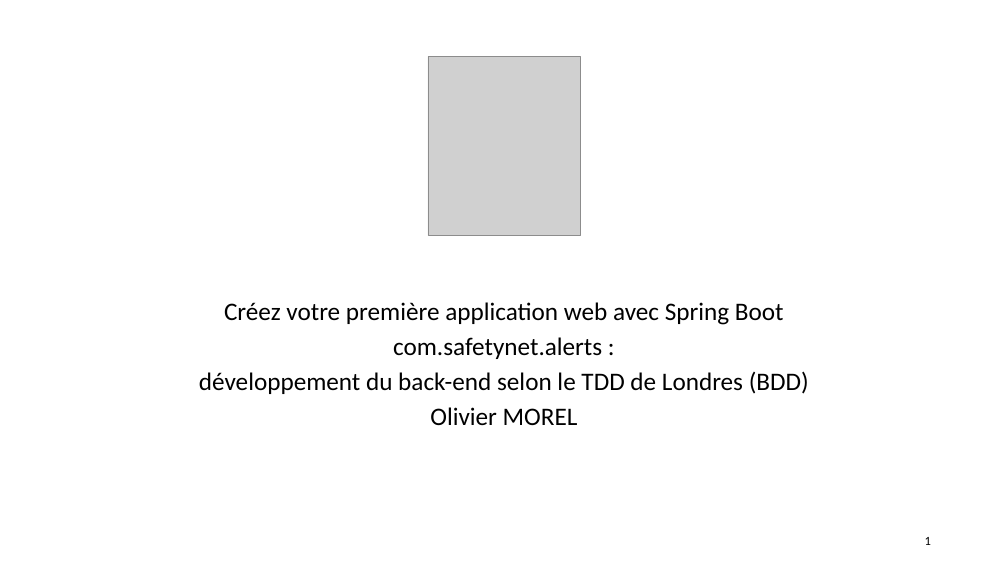
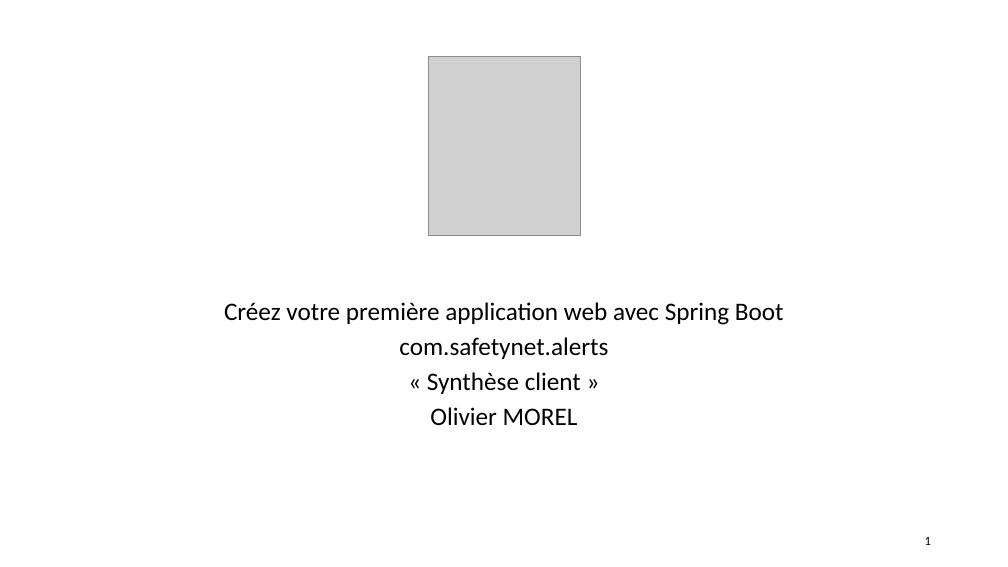
Before and after one commit to andrechico999/https-github.com-emmo78-com.safetynet.alerts, a slide deck: slide 1 of A_Livrables/MOREL_Olivier_4_slides_062022.pptx. Drawn at 1008x567 pixels with LibreOffice and Linux fonts; fonts in the diff are those of the drawing; grey boxes stand for pictures. Boxes give left, top, right and bottom in pixels: in the first picture for what was removed or moved away, otherwise in the second. Text is boxed around its words. In the diff, an @@ line names an element or a change of style, - is before the commit and + after.

```diff
--- a/A_Livrables/MOREL_Olivier_4_slides_062022.pptx
+++ b/A_Livrables/MOREL_Olivier_4_slides_062022.pptx
@@ subtitle at (399, 337, 608, 394): text changed @@
-com.safetynet.alerts :
-développement du back-end selon le TDD de Londres (BDD)
+com.safetynet.alerts
+« Synthèse client »
```
Also in this commit, not shown: 14 other slides changed, 10 slides added, 7 slides removed, 5 other files.
